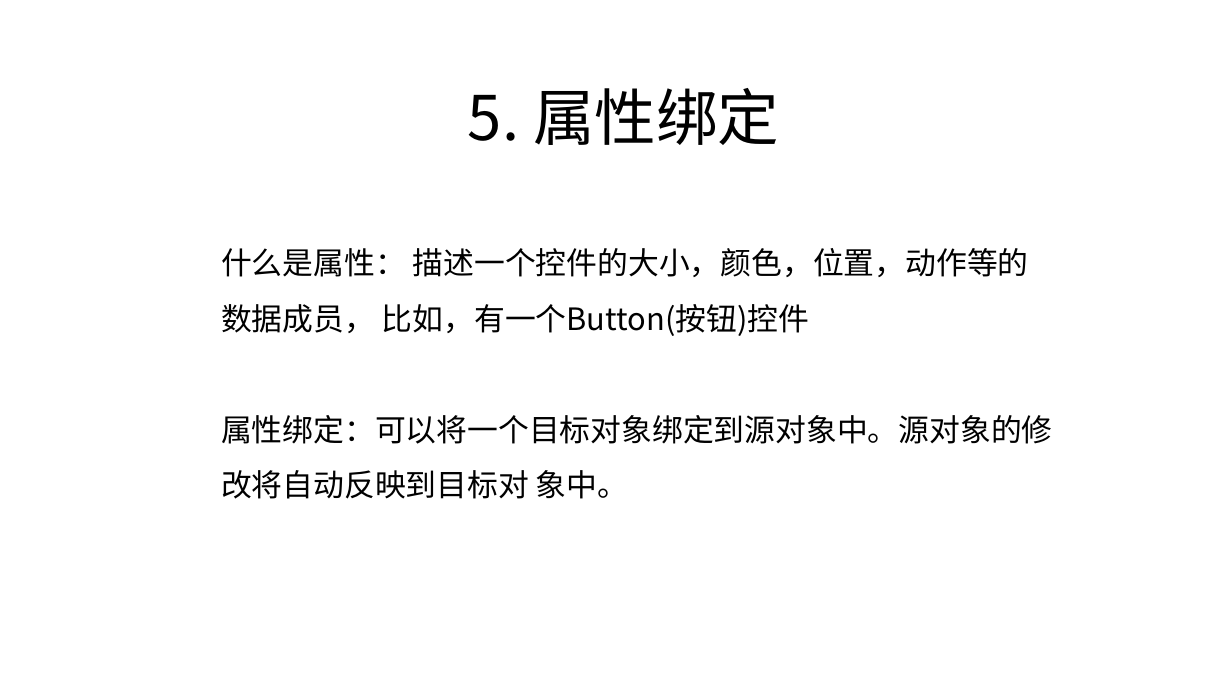
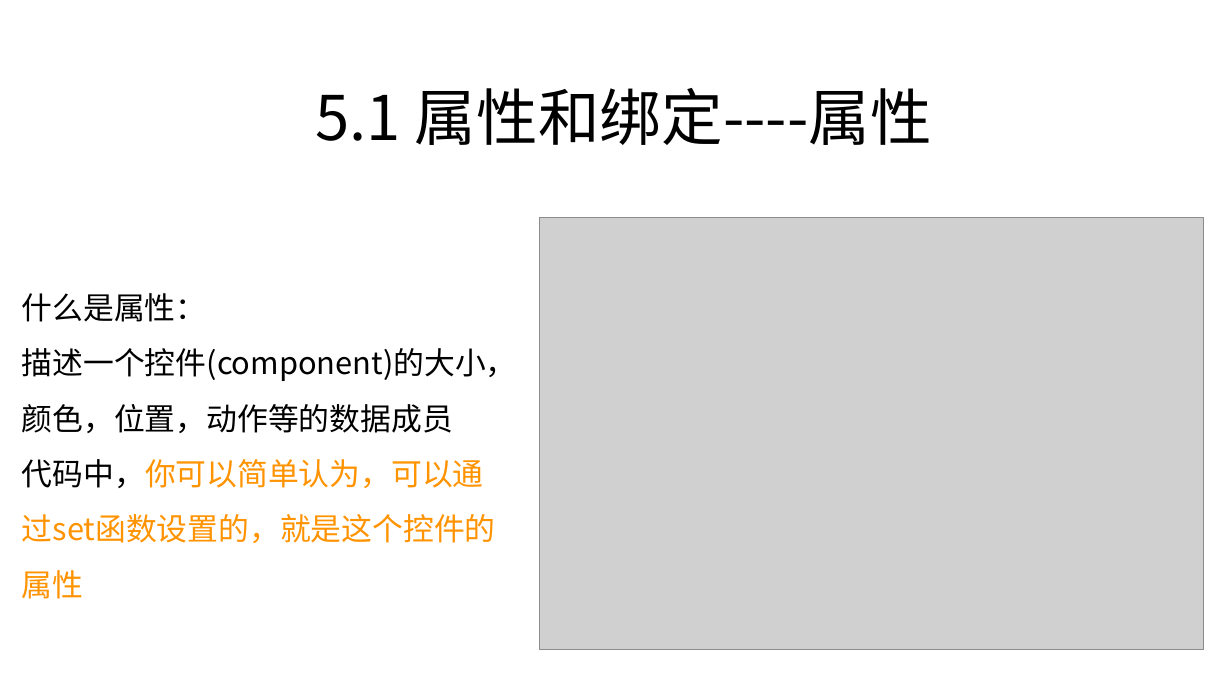
Before and after one commit to zjyesir/hmc_java_1, a slide deck: slide 13 of ppt/19. 图形化编程.pptx (slide 10 before the commit). Drawn at 1232x693 pixels with LibreOffice and Linux fonts; fonts in the diff are those of the drawing; grey boxes stand for pictures; background and template pictures are left out. Boxes give left, top, right and bottom in pixels: in the first picture for what was removed or moved away, otherwise in the second. Text is boxed around its words. In the diff, an @@ line names an element or a change of style, - is before the commit and + after.

```diff
--- a/ppt/19. 图形化编程.pptx
+++ b/ppt/19. 图形化编程.pptx
@@ text at box(316, 88, 932, 145): text changed @@
-5. 属性绑定
+5.1 属性和绑定----属性
@@ picture added at box(540, 217, 1204, 650) @@
@@ text at box(22, 293, 517, 599): text changed @@
-什么是属性： 描述一个控件的大小，颜色，位置，动作等的数据成员， 比如，有一个Button(按钮)控件
-属性绑定：可以将一个目标对象绑定到源对象中。源对象的修改将自动反映到目标对 象中。
+什么是属性：
+描述一个控件(component)的大小，颜色，位置，动作等的数据成员
+代码中，你可以简单认为，可以通过set函数设置的，就是这个控件的属性
```
Also in this commit, not shown: 6 other slides changed, 17 slides added, 4 slides removed, 2 other files.
